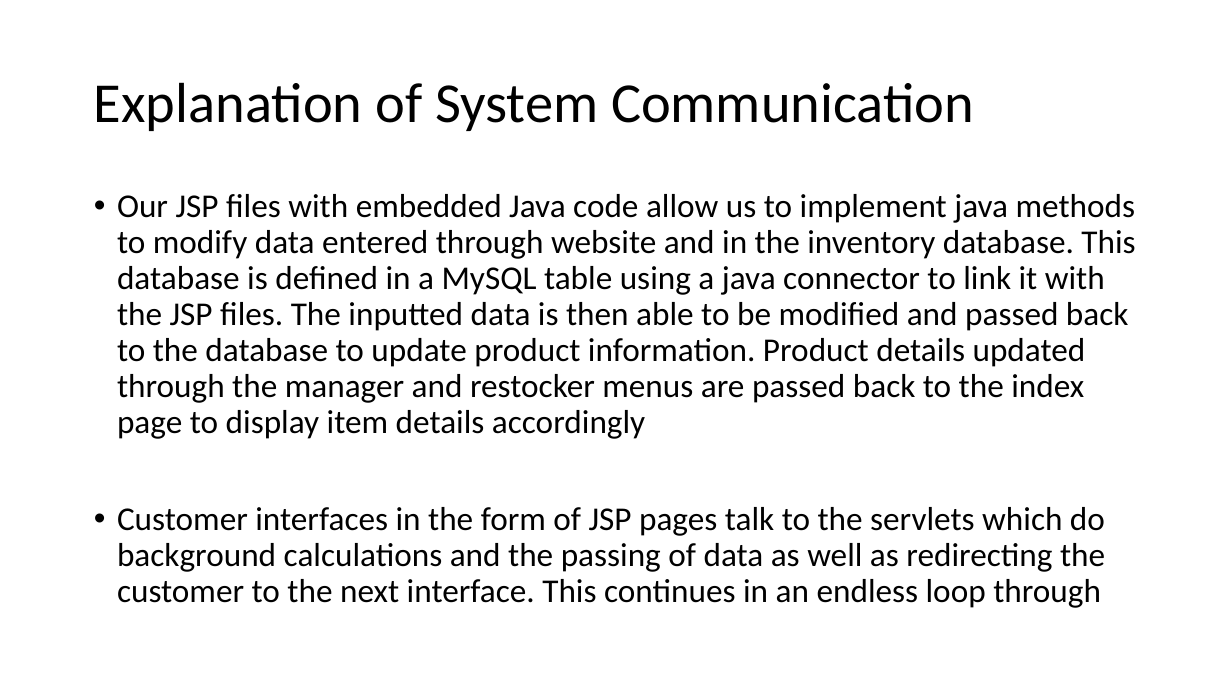
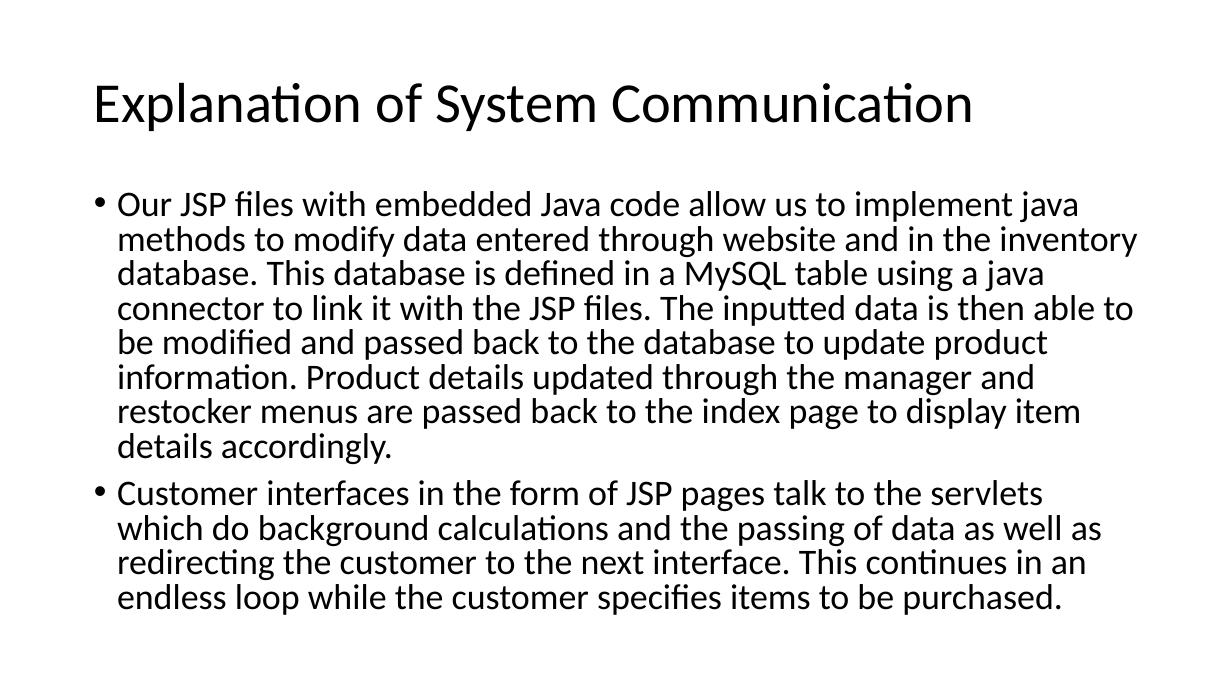
Before and after one commit to maw79/ExcServer, a slide deck: slide 20 of CSENG_PPT.pptx. Drawn at 1232x693 pixels with LibreOffice and Linux fonts; fonts in the diff are those of the drawing. Boxes give left, top, right and bottom in pixels: in the first picture for what was removed or moved away, otherwise in the second. Text is boxed around its words. In the diff, an @@ line names an element or a change of style, - is before the commit and + after.

```diff
--- a/CSENG_PPT.pptx
+++ b/CSENG_PPT.pptx
@@ text at <box>117,191,1137,615</box>: text changed; size 25.9 to 28 pt @@
-• Our JSP files with embedded Java code allow us to implement java methods to modify data entered through website and in the inventory database. This database is defined in a MySQL table using a java connector to link it with the JSP files. The inputted data is then able to be modified and passed back to the database to update product information. Product details updated through the manager and restocker menus are passed back to the index page to display item details accordingly
-• Customer interfaces in the form of JSP pages talk to the servlets which do background calculations and the passing of data as well as redirecting the customer to the next interface. This continues in an endless loop through
+• Our JSP files with embedded Java code allow us to implement java methods to modify data entered through website and in the inventory database. This database is defined in a MySQL table using a java connector to link it with the JSP files. The inputted data is then able to be modified and passed back to the database to update product information. Product details updated through the manager and restocker menus are passed back to the index page to display item details accordingly.
+• Customer interfaces in the form of JSP pages talk to the servlets which do background calculations and the passing of data as well as redirecting the customer to the next interface. This continues in an endless loop while the customer specifies items to be purchased.
```
Also in this commit, not shown: 1 other slide changed.
